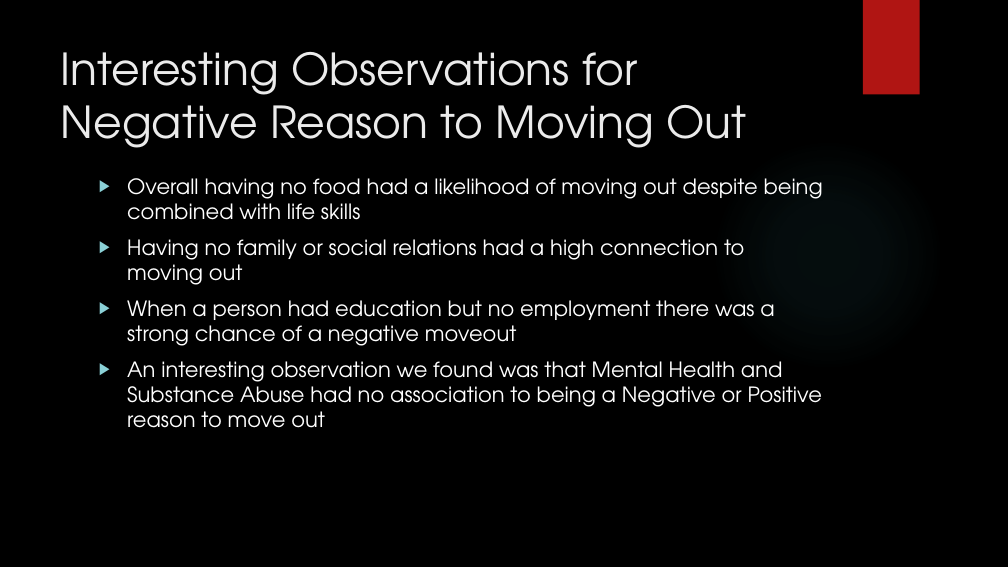
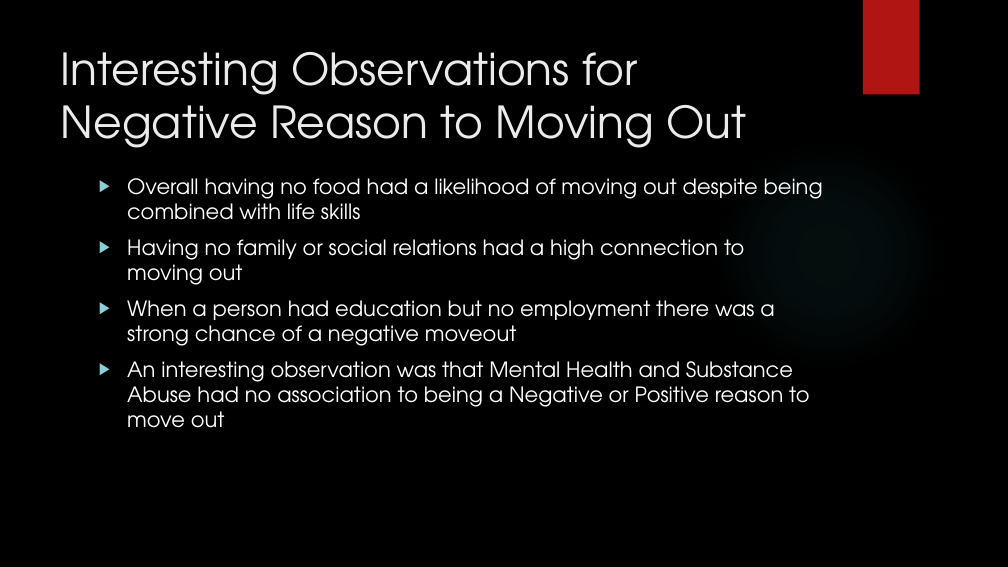
Before and after one commit to mikiwieczorek/Decision-Tree-Classification-Model, a slide deck: slide 8 of Aeon/Aeon_Project.pptx. Drawn at 1008x567 pixels with LibreOffice and Linux fonts; fonts in the diff are those of the drawing; background and template pictures are left out. Boxes give left, top, right and bottom in pixels: in the first picture for what was removed or moved away, otherwise in the second. Text is boxed around its words. In the diff, an @@ line names an element or a change of style, - is before the commit and + after.

```diff
--- a/Aeon/Aeon_Project.pptx
+++ b/Aeon/Aeon_Project.pptx
@@ text at bbox=[127, 361, 809, 428]: text changed @@
-▶ An interesting observation we found was that Mental Health and Substance Abuse had no association to being a Negative or Positive reason to move out
+▶ An interesting observation was that Mental Health and Substance Abuse had no association to being a Negative or Positive reason to move out
```
Also in this commit, not shown: 4 other slides changed.
